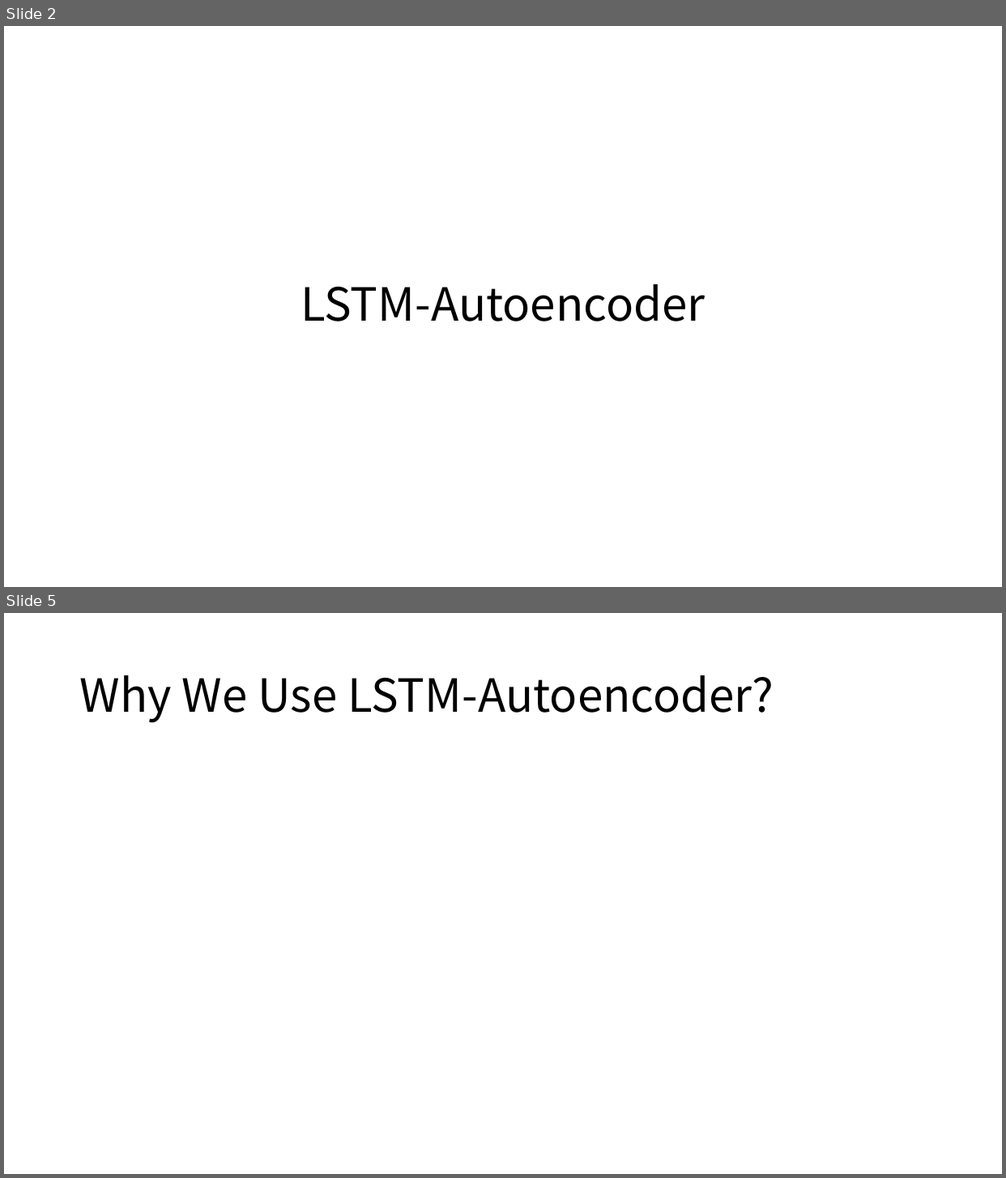
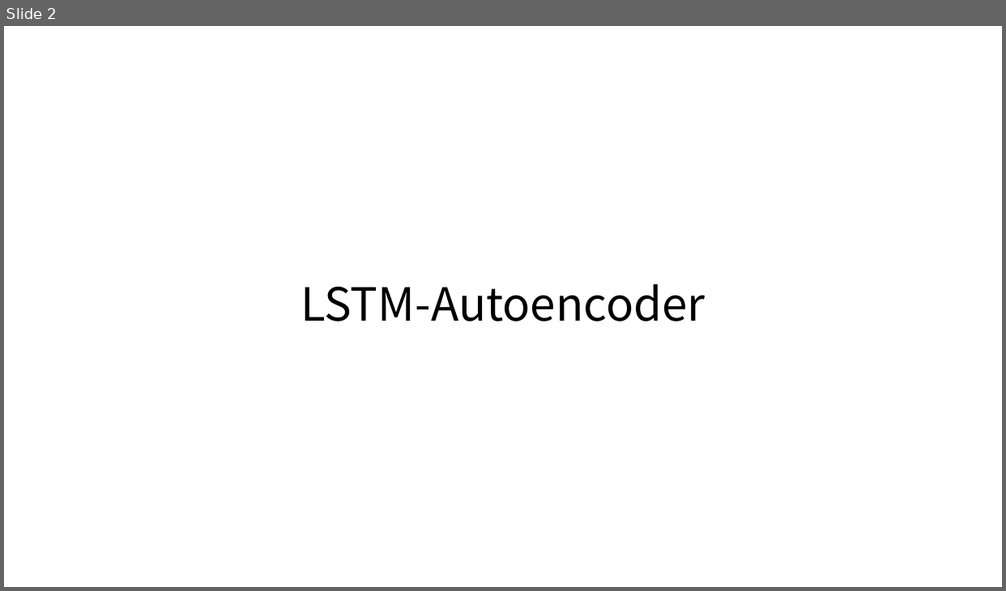
Before and after one commit to Noaplex/capstone, a slide deck: 캡스톤디자인 3주차.pptx. Shown one above the other, each under a label of ours: slides 2 and 5 before the commit, slide 2 after it; the slides between them are not shown. The pictures are 1006x1178 and 1006x591 pixels, drawn with LibreOffice and Linux fonts; fonts in the diff are those of the drawing. Boxes give left, top, right and bottom in pixels: in the first picture for what was removed or moved away, otherwise in the second. Text is boxed around its words. In the diff, an @@ line names an element or a change of style, - is before the commit and + after.

```diff
--- a/캡스톤디자인 3주차.pptx
+++ b/캡스톤디자인 3주차.pptx
@@ slide 5 removed at (4, 613, 1002, 1174), background #FFFFFF @@
@@ title removed at (80, 675, 774, 723) @@
-Why We Use LSTM-Autoencoder?
```
Also in this commit, not shown: 3 slides changed, 2 slides added.
